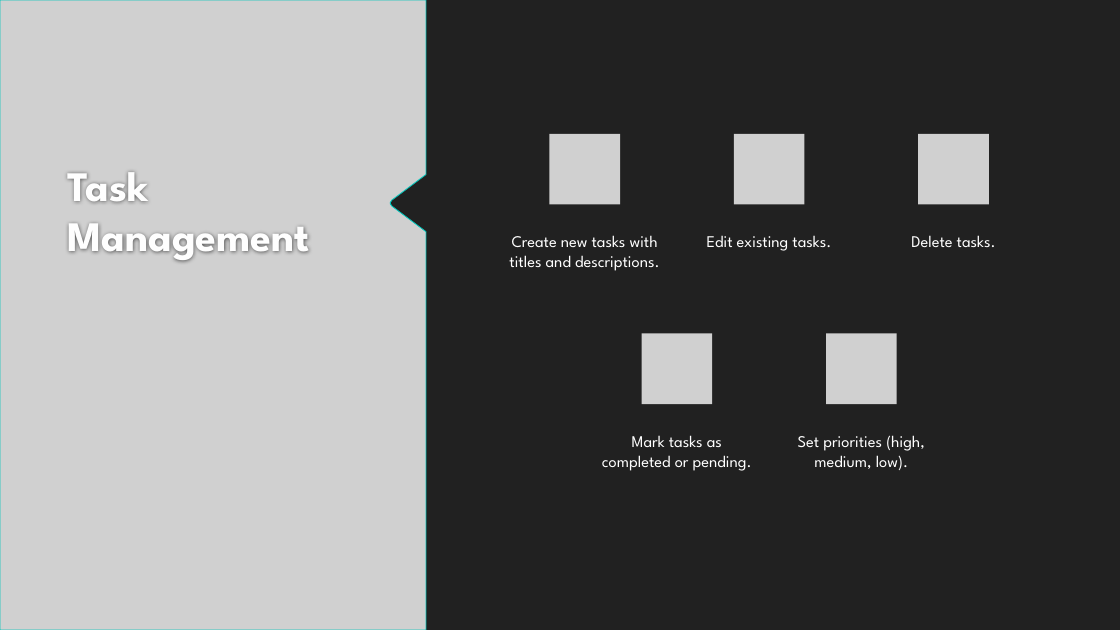
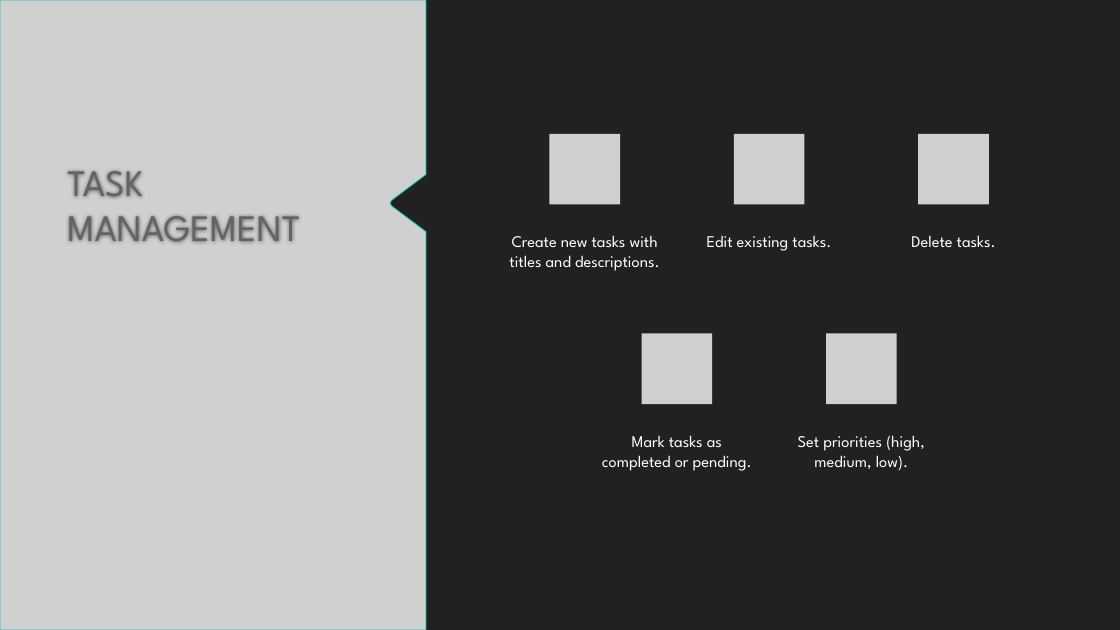
Before and after one commit to BadrGello/Task-Management-App, a slide deck: slide 5 of Documents/HCI Project Proposal.pptx. Drawn at 1120x630 pixels with LibreOffice and Linux fonts; fonts in the diff are those of the drawing; grey boxes stand for pictures; background and template pictures are left out. Boxes give left, top, right and bottom in pixels: in the first picture for what was removed or moved away, otherwise in the second. Text is boxed around its words. In the diff, an @@ line names an element or a change of style, - is before the commit and + after.

```diff
--- a/Documents/HCI Project Proposal.pptx
+++ b/Documents/HCI Project Proposal.pptx
@@ title at (67,171,300,242): text changed; size 36 to 32 pt; text colour #FEFEFE to #636363; bold off @@
-Task Management
+  TASK MANAGEMENT
```
Also in this commit, not shown: 3 other slides changed.
